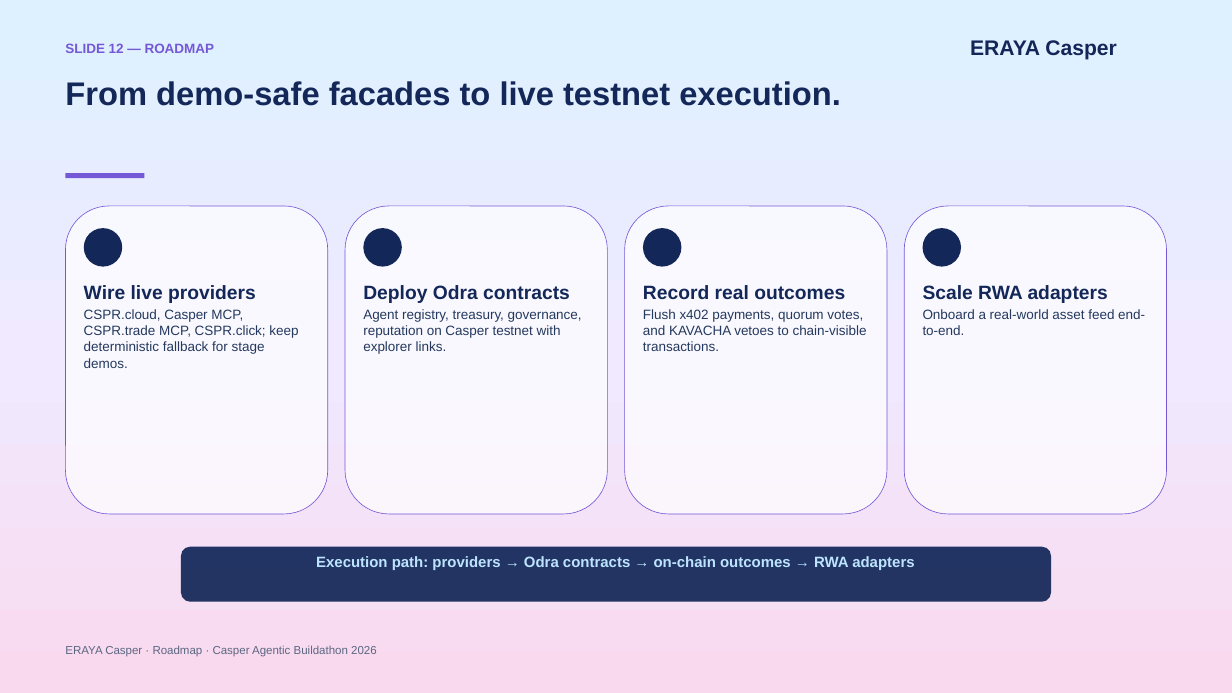
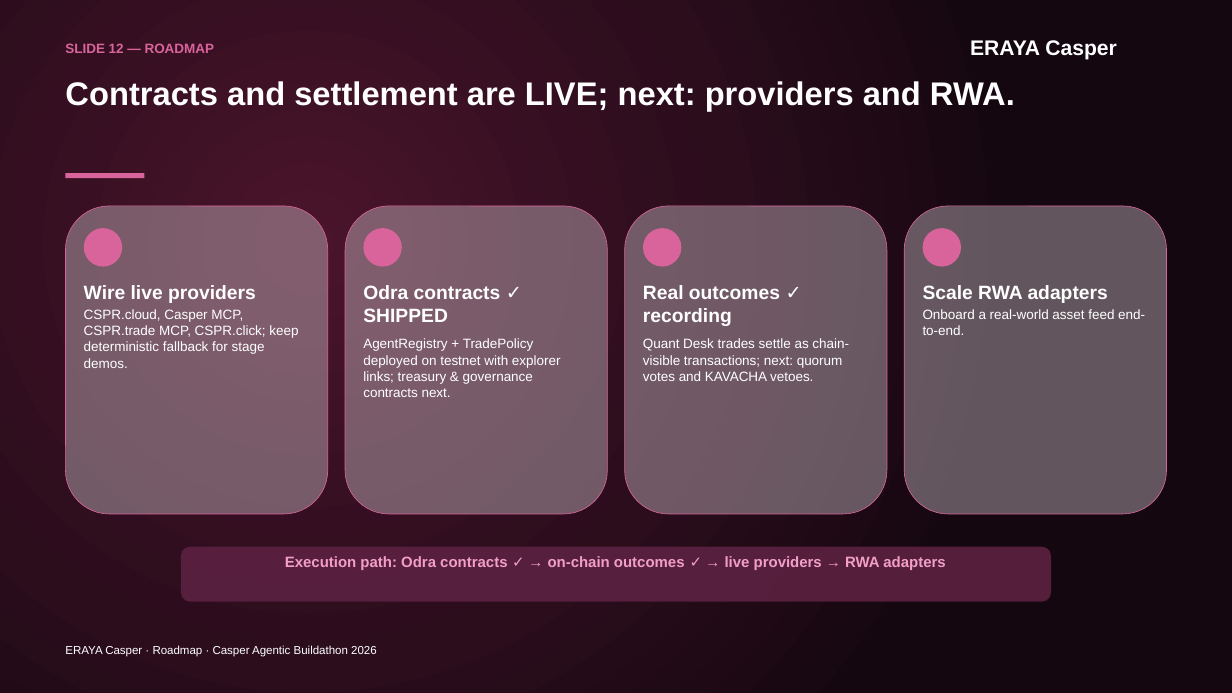
Before and after one commit to martian3062/eraya_microsoft, a slide deck: slide 12 of eraya.pptx. Drawn at 1232x693 pixels with LibreOffice and Linux fonts; fonts in the diff are those of the drawing. Boxes give left, top, right and bottom in pixels: in the first picture for what was removed or moved away, otherwise in the second. Text is boxed around its words. In the diff, an @@ line names an element or a change of style, - is before the commit and + after.

```diff
--- a/eraya.pptx
+++ b/eraya.pptx
@@ background gradient #DDF1FF to #F0E9FF to #F9D9EE to gradient #4A142B to #2B0D1C to #150710 @@
@@ text "SLIDE 12 — ROADMAP" at box(65, 43, 214, 53): text colour #7558D6 to #D9649B @@
@@ text "ERAYA Casper" at box(970, 40, 1117, 60): text colour #142657 to #FFFFFF @@
@@ text at box(65, 81, 1015, 111): text changed; text colour #132758 to #FFFFFF @@
-From demo-safe facades to live testnet execution.
+Contracts and settlement are LIVE; next: providers and RWA.
@@ rectangle at box(65, 173, 144, 178): fill #7558D6 to #D9649B @@
@@ fill #FFFFFF at 70% opacity to #D8CCD3 at 40% opacity; outline #7558D6 0.75 pt to #D9649B 0.75 pt in 4 elements at box(65, 206, 328, 514), box(345, 206, 607, 514), box(625, 206, 887, 514), box(904, 206, 1167, 514) @@
@@ fill #132758 to #D9649B in 4 elements at box(84, 228, 122, 266), box(363, 228, 402, 266), box(643, 228, 681, 266), box(923, 228, 961, 266) @@
@@ text "Wire live providers" at box(84, 285, 256, 303): text colour #132758 to #FFFFFF @@
@@ text at box(363, 285, 501, 322): text changed; text colour #132758 to #FFFFFF @@
-Deploy Odra contracts
+Odra contracts ✓ SHIPPED
@@ text at box(643, 285, 780, 326): text changed; text colour #132758 to #FFFFFF @@
-Record real outcomes
+Real outcomes ✓ recording
@@ text "Scale RWA adapters" at box(923, 285, 1108, 303): text colour #132758 to #FFFFFF @@
@@ text "CSPR.cloud, Casper MCP, CSPR.trade MCP, ..." at box(84, 309, 298, 368): text colour #24395D to #FFFFFF @@
@@ text "Onboard a real-world asset feed ..." at box(923, 309, 1145, 335): text colour #24395D to #FFFFFF @@
@@ text at box(363, 338, 561, 397): text changed; text colour #24395D to #FFFFFF @@
-Agent registry, treasury, governance, reputation on Casper testnet with explorer links.
+AgentRegistry + TradePolicy deployed on testnet with explorer links; treasury & governance contracts next.
@@ text at box(643, 338, 849, 381): text changed; text colour #24395D to #FFFFFF @@
-Flush x402 payments, quorum votes, and KAVACHA vetoes to chain-visible transactions.
+Quant Desk trades settle as chain-visible transactions; next: quorum votes and KAVACHA vetoes.
@@ rounded rectangle "Execution path: Odra contracts ✓ ..." at box(181, 547, 1051, 602): fill #132758 at 93% opacity to #5A2140 at 93% opacity @@
@@ text in rounded rectangle at box(285, 556, 945, 570): text changed; text colour #BDE4FF to #F29EC7 @@
-Execution path: providers → Odra contracts → on-chain outcomes → RWA adapters
+Execution path: Odra contracts ✓ → on-chain outcomes ✓ → live providers → RWA adapters
@@ text "ERAYA Casper · Roadmap · ..." at box(65, 645, 377, 657): text colour #5C6782 to #FFFFFF @@
```
Also in this commit, not shown: 11 other slides changed, 1 slide added, 1 slide removed, 28 other files.
